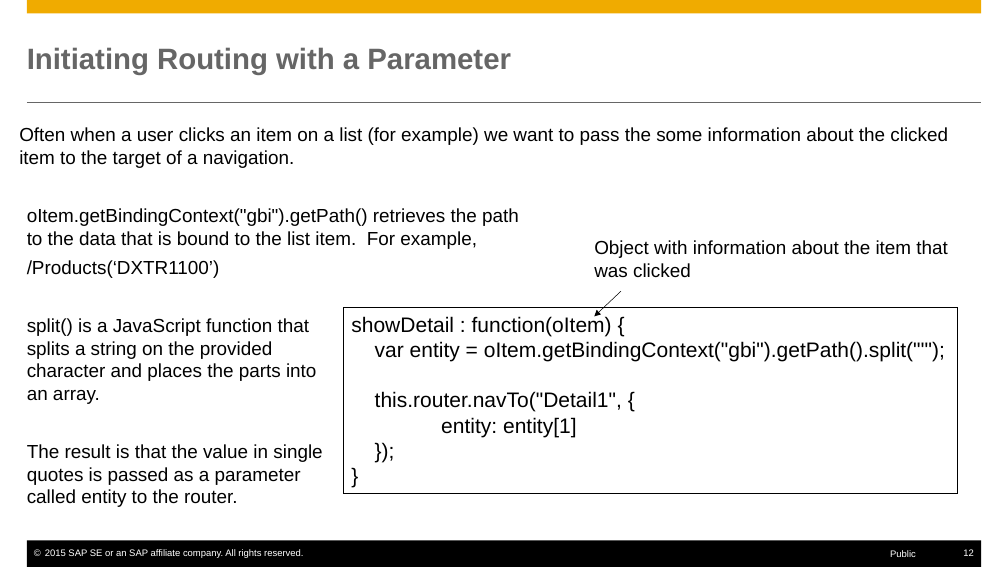
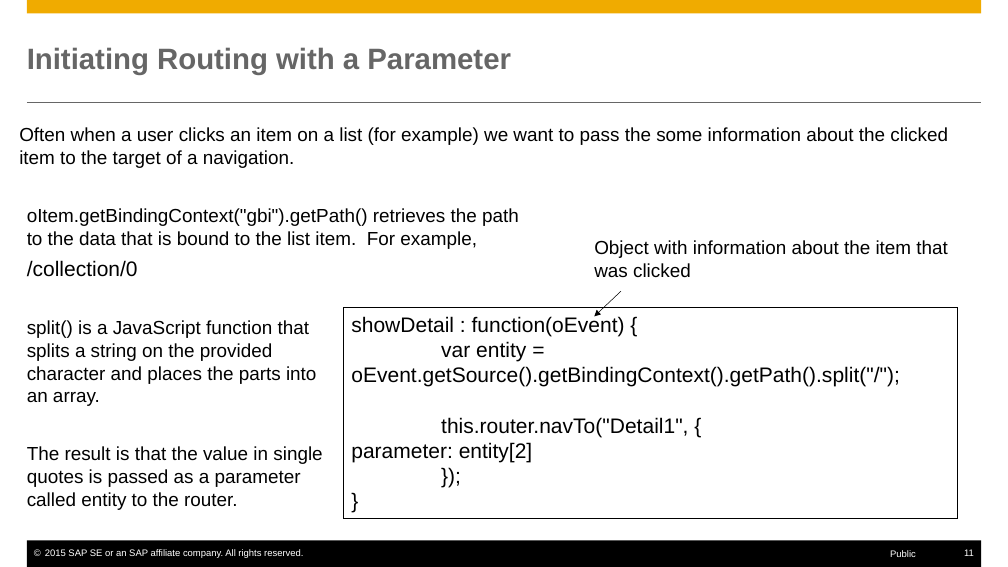
Before and after one commit to rosshigh/UI5, a slide deck: slide 11 of Notes/SAPUI5-Routing.pptx (slide 12 before the commit). Drawn at 1008x567 pixels with LibreOffice and Linux fonts; fonts in the diff are those of the drawing. Boxes give left, top, right and bottom in pixels: in the first picture for what was removed or moved away, otherwise in the second. Text is boxed around its words. In the diff, an @@ line names an element or a change of style, - is before the commit and + after.

```diff
--- a/Notes/SAPUI5-Routing.pptx
+++ b/Notes/SAPUI5-Routing.pptx
@@ text at bbox=[27, 260, 138, 277]: text changed; size 18 to 20 pt @@
-/Products(‘DXTR1100’)
+/collection/0
@@ rectangle "showDetail : function(oEvent) {": place and size @@
-rectangle "showDetail : function(oEvent) {" at bbox=[344, 308, 957, 493]
+rectangle "showDetail : function(oEvent) {" at bbox=[344, 308, 957, 518]
@@ text in rectangle at bbox=[351, 315, 900, 462]: text changed @@
-showDetail : function(oItem) {
-var entity = oItem.getBindingContext("gbi").getPath().split("'");
-this.router.navTo("Detail1", {
-entity: entity[1]
+showDetail : function(oEvent) {
+var entity = oEvent.getSource().getBindingContext().getPath().split("/");
+this.router.navTo("Detail1", { parameter: entity[2]
@@ page number at bbox=[964, 549, 974, 556]: text changed @@
-12
+11
```
Also in this commit, not shown: 8 other slides changed, 1 slide removed, 6 other files.
